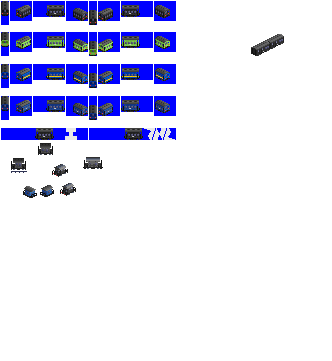
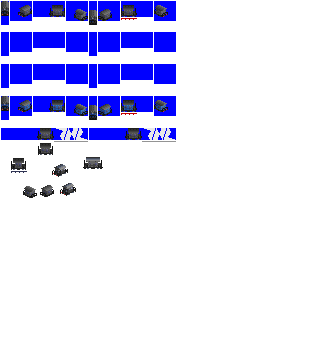
Revision of a layered 332 x 361 image; what changed, layer by layer:
added layer "yo 8000 cc" above "yo 8000" over [1, 96, 168, 142]
painted on "yo 8000" over [1, 1, 176, 196]
hid "Pasted Layer #1" over [1, 1, 284, 140]
painted on "ed79.png" over [37, 13, 126, 140]
